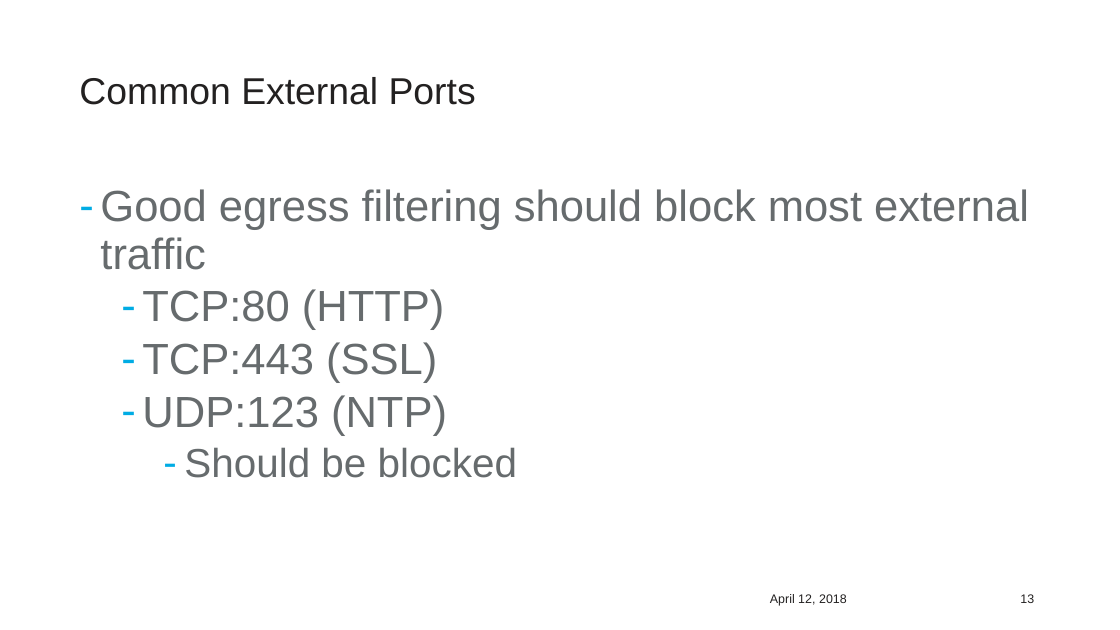
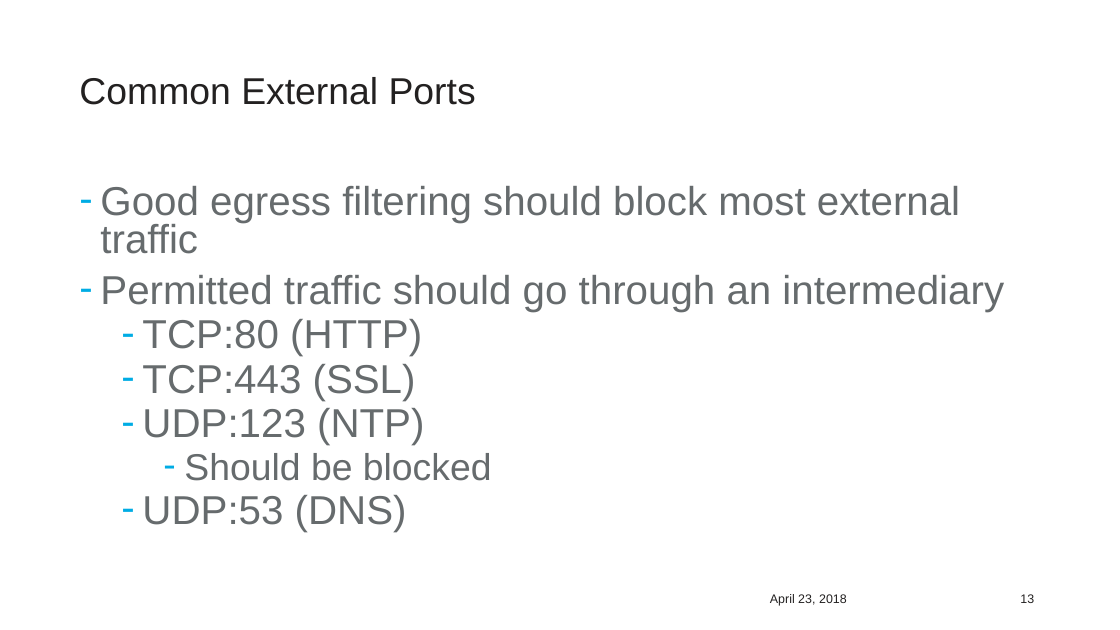
Before and after one commit to rangercha/PacketAnalysisIntroClass, a slide deck: slide 13 of Packet_Analysis_Reference.pptx. Drawn at 1120x630 pixels with LibreOffice and Linux fonts; fonts in the diff are those of the drawing; background and template pictures are left out. Boxes give left, top, right and bottom in pixels: in the first picture for what was removed or moved away, otherwise in the second. Text is boxed around its words. In the diff, an @@ line names an element or a change of style, - is before the commit and + after.

Commit message:
Added PDFs and minor update to include DNS as likely external traffic

```diff
--- a/Packet_Analysis_Reference.pptx
+++ b/Packet_Analysis_Reference.pptx
@@ text at [100,186,960,481]: size 28 to 25.9 pt in "Good egress filtering should block most external ...", "TCP:80 (HTTP)", "TCP:443 (SSL)", "UDP:123 (NTP)"; size 26 to 24.1 pt in "Should be blocked"; line spacing 0.9 to 0.8 @@
@@ text at [100,275,1004,312]: paragraph added @@
+– Permitted traffic should go through an intermediary
@@ text at [142,495,407,532]: paragraph added @@
+  – UDP:53 (DNS)
@@ text at [770,594,847,606]: text changed @@
-April 12, 2018
+April 23, 2018
```
Also in this commit, not shown: 19 other slides changed, 3 other files.
